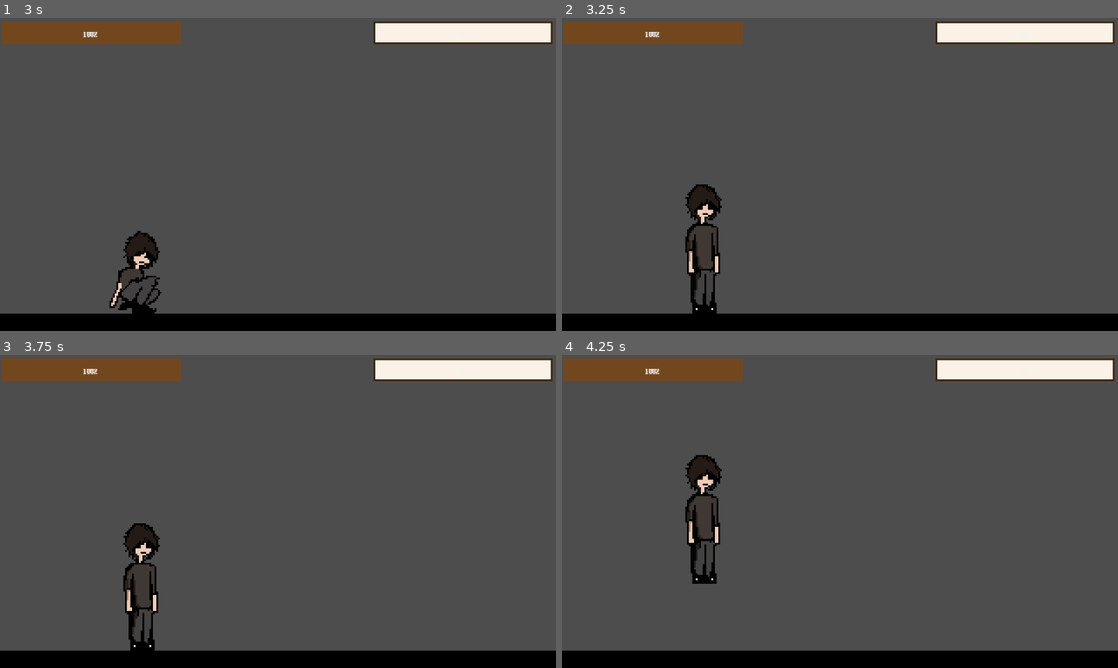
Above: before the commit, frames 1-4 (two rows, left to right).
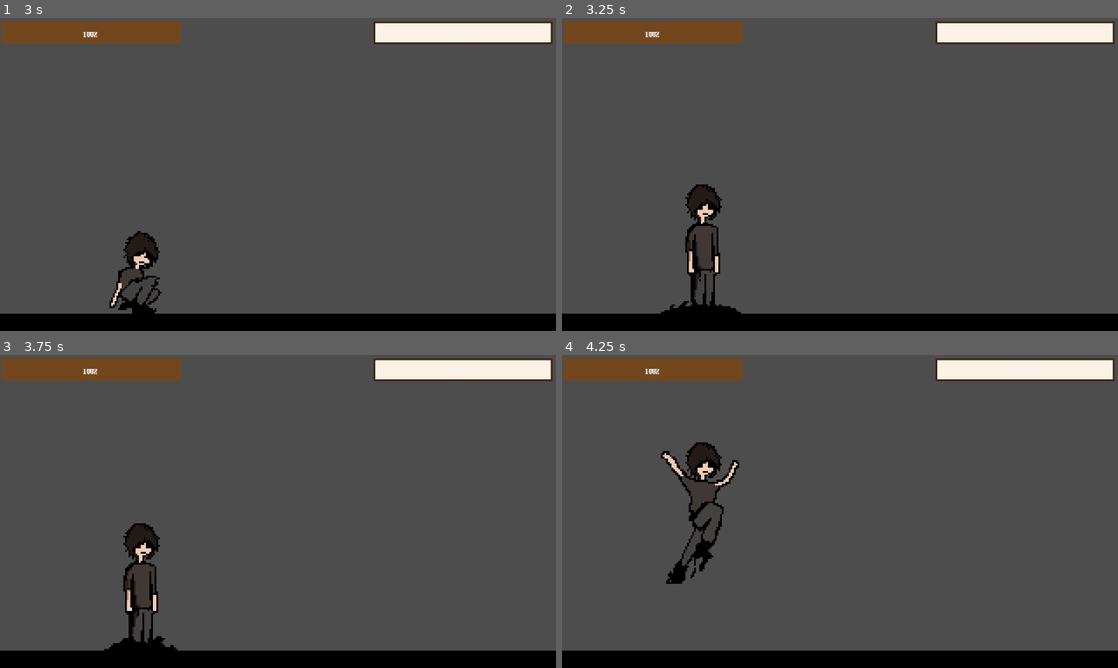
Above: after the commit, the same moments.

Repository: rcs227/Birkel-Brawlers
Game: Godot game, scene res://scenes/main_menu.tscn
Two runs of this game, one before a commit and one after it. Both use one fixed random seed, a clock stepped at 60 frames per second and the inputs below. The engine's default icon, where the game draws it, is replaced by a stand-in: a white triangle on a blue panel in a dark square.
Inputs:
- Up to frame 1 (3 s): click "PLAY" at 0.5 s; click "JP" at 1.25 s; click "2" at 2 s; click "START" at 2.75 s
- Up to frame 2 (3.25 s): no input
- Up to frame 3 (3.75 s): hold D (right) from 3.53 s (still down); tap Ctrl (crouch) at 3.6 s
- Up to frame 4 (4.25 s): keep holding D (right); tap Space (jump) at 3.77 s

Frame 1 is identical in both runs. In frame 2, 0.2% of the frame differs, in the area x 17-33%, y 83-95%; in frame 3, 0.2%; in frame 4, 2.3%, in the area x 17-32%, y 28-74%.

Commit message:
Added all attack animations for JP

Diff:
--- /dev/null
+++ b/characters/jp/attacks/heavy_attack.tres
@@ -0,0 +1,10 @@
+[gd_resource type="Resource" script_class="Attack" format=3 uid="uid://d2014jpro83iw"]
+
+[ext_resource type="Script" uid="uid://dsrgbolr53xgw" path="res://scripts/attack.gd" id="1_uv0hw"]
+
+[resource]
+script = ExtResource("1_uv0hw")
+animation = &"heavy_attack"
+damage = 4.0
+hitbox_size = Vector2(70, 30)
+hitbox_offset = Vector2(25, -8)
--- /dev/null
+++ b/characters/jp/attacks/heavy_special.tres
@@ -0,0 +1,10 @@
+[gd_resource type="Resource" script_class="Attack" format=3 uid="uid://ig2t1e38dsx0"]
+
+[ext_resource type="Script" uid="uid://dsrgbolr53xgw" path="res://scripts/attack.gd" id="1_kp8f1"]
+
+[resource]
+script = ExtResource("1_kp8f1")
+animation = &"heavy_special"
+damage = 4.0
+hitbox_size = Vector2(70, 30)
+hitbox_offset = Vector2(25, -8)
--- a/characters/jp/attacks/light_attack.tres
+++ b/characters/jp/attacks/light_attack.tres
@@ -6,7 +6,7 @@
 script = ExtResource("1_mghbe")
 animation = &"light_attack"
 damage = 1.0
-knockback = Vector2(5, 0)
+knockback = Vector2(500, 500)
 stun_duration = 0.2
 hitbox_size = Vector2(50, 15)
 hitbox_offset = Vector2(15, -5)
--- /dev/null
+++ b/characters/jp/attacks/medium_special.tres
@@ -0,0 +1,10 @@
+[gd_resource type="Resource" script_class="Attack" format=3 uid="uid://cpj8cfh3sfddt"]
+
+[ext_resource type="Script" uid="uid://dsrgbolr53xgw" path="res://scripts/attack.gd" id="1_fio01"]
+
+[resource]
+script = ExtResource("1_fio01")
+animation = &"medium_special"
+damage = 4.0
+hitbox_size = Vector2(70, 30)
+hitbox_offset = Vector2(25, -8)
--- a/characters/jp/jp.tscn
+++ b/characters/jp/jp.tscn
@@ -3,10 +3,11 @@
 [ext_resource type="Script" uid="uid://cxpgkoay126ka" path="res://characters/jp/jp.gd" id="1_vflki"]
 [ext_resource type="Resource" uid="uid://p1l47v38fsfu" path="res://characters/jp/attacks/medium_attack.tres" id="2_0ii53"]
 [ext_resource type="Resource" uid="uid://cmtyjj7teu8wk" path="res://characters/jp/attacks/light_attack.tres" id="2_mi45g"]
-[ext_resource type="Texture2D" uid="uid://p2pm8oyt21lo" path="res://sprites/jp/jp_shadow.png" id="2_vflki"]
-[ext_resource type="Texture2D" uid="uid://45l7sbbr4pnk" path="res://sprites/jp/jp_crouch.png" id="3_0ii53"]
 [ext_resource type="Resource" uid="uid://cvk0hf2lsaaln" path="res://characters/jp/attacks/light_special.tres" id="3_8hlw2"]
+[ext_resource type="Resource" uid="uid://d2014jpro83iw" path="res://characters/jp/attacks/heavy_attack.tres" id="4_h4wjq"]
 [ext_resource type="Texture2D" uid="uid://duvuwv5cknphb" path="res://characters/jp/jp_sprite_sheet.png" id="5_8hlw2"]
+[ext_resource type="Resource" uid="uid://cpj8cfh3sfddt" path="res://characters/jp/attacks/medium_special.tres" id="6_h5w7u"]
+[ext_resource type="Resource" uid="uid://ig2t1e38dsx0" path="res://characters/jp/attacks/heavy_special.tres" id="7_fy61o"]
 [ext_resource type="Script" uid="uid://bewnpuayg7c65" path="res://scripts/player/state_machine.gd" id="7_h5w7u"]
 [ext_resource type="Script" uid="uid://kfxfdpxy4muh" path="res://scripts/player/states/idle_state.gd" id="8_fy61o"]
 [ext_resource type="Script" uid="uid://w2w0s7v86jh4" path="res://scripts/player/states/walk_state.gd" id="9_qwne8"]
@@ -27,25 +28,45 @@
 atlas = ExtResource("5_8hlw2")
 region = Rect2(256, 384, 128, 128)
 
-[sub_resource type="AtlasTexture" id="AtlasTexture_4k224"]
-atlas = ExtResource("2_vflki")
-region = Rect2(0, 0, 22, 66)
-
-[sub_resource type="AtlasTexture" id="AtlasTexture_yuwmx"]
-atlas = ExtResource("3_0ii53")
-region = Rect2(0, 0, 67, 72)
-
-[sub_resource type="AtlasTexture" id="AtlasTexture_qfrnv"]
-atlas = ExtResource("3_0ii53")
-region = Rect2(67, 0, 67, 72)
-
-[sub_resource type="AtlasTexture" id="AtlasTexture_jph63"]
-atlas = ExtResource("3_0ii53")
-region = Rect2(134, 0, 67, 72)
-
 [sub_resource type="AtlasTexture" id="AtlasTexture_h4wjq"]
 atlas = ExtResource("5_8hlw2")
-region = Rect2(96, 182, 48, 91)
+region = Rect2(0, 1280, 128, 128)
+
+[sub_resource type="AtlasTexture" id="AtlasTexture_0ii53"]
+atlas = ExtResource("5_8hlw2")
+region = Rect2(256, 256, 128, 128)
+
+[sub_resource type="AtlasTexture" id="AtlasTexture_oy505"]
+atlas = ExtResource("5_8hlw2")
+region = Rect2(0, 1024, 128, 128)
+
+[sub_resource type="AtlasTexture" id="AtlasTexture_sah6v"]
+atlas = ExtResource("5_8hlw2")
+region = Rect2(128, 1024, 128, 128)
+
+[sub_resource type="AtlasTexture" id="AtlasTexture_mb316"]
+atlas = ExtResource("5_8hlw2")
+region = Rect2(256, 1024, 128, 128)
+
+[sub_resource type="AtlasTexture" id="AtlasTexture_mfioe"]
+atlas = ExtResource("5_8hlw2")
+region = Rect2(384, 1024, 128, 128)
+
+[sub_resource type="AtlasTexture" id="AtlasTexture_ytt6s"]
+atlas = ExtResource("5_8hlw2")
+region = Rect2(512, 1024, 128, 128)
+
+[sub_resource type="AtlasTexture" id="AtlasTexture_tprqp"]
+atlas = ExtResource("5_8hlw2")
+region = Rect2(640, 1024, 128, 128)
+
+[sub_resource type="AtlasTexture" id="AtlasTexture_v4mis"]
+atlas = ExtResource("5_8hlw2")
+region = Rect2(768, 1024, 128, 128)
+
+[sub_resource type="AtlasTexture" id="AtlasTexture_f5rws"]
+atlas = ExtResource("5_8hlw2")
+region = Rect2(896, 1024, 128, 128)
 
 [sub_resource type="AtlasTexture" id="AtlasTexture_h5w7u"]
 atlas = ExtResource("5_8hlw2")
@@ -85,23 +106,27 @@
 
 [sub_resource type="AtlasTexture" id="AtlasTexture_gov72"]
 atlas = ExtResource("5_8hlw2")
-region = Rect2(0, 0, 128, 128)
+region = Rect2(0, 128, 128, 128)
 
 [sub_resource type="AtlasTexture" id="AtlasTexture_783yc"]
 atlas = ExtResource("5_8hlw2")
-region = Rect2(128, 0, 128, 128)
+region = Rect2(128, 128, 128, 128)
 
 [sub_resource type="AtlasTexture" id="AtlasTexture_rc60i"]
 atlas = ExtResource("5_8hlw2")
-region = Rect2(256, 0, 128, 128)
+region = Rect2(256, 128, 128, 128)
 
 [sub_resource type="AtlasTexture" id="AtlasTexture_gxmhg"]
 atlas = ExtResource("5_8hlw2")
-region = Rect2(384, 0, 128, 128)
+region = Rect2(384, 128, 128, 128)
 
 [sub_resource type="AtlasTexture" id="AtlasTexture_g4isb"]
 atlas = ExtResource("5_8hlw2")
-region = Rect2(512, 0, 128, 128)
+region = Rect2(512, 128, 128, 128)
+
+[sub_resource type="AtlasTexture" id="AtlasTexture_2qssm"]
+atlas = ExtResource("5_8hlw2")
+region = Rect2(640, 128, 128, 128)
 
 [sub_resource type="AtlasTexture" id="AtlasTexture_tawnk"]
 atlas = ExtResource("5_8hlw2")
@@ -125,43 +150,95 @@
 
 [sub_resource type="AtlasTexture" id="AtlasTexture_0ntct"]
 atlas = ExtResource("5_8hlw2")
-region = Rect2(0, 440, 48, 88)
+region = Rect2(0, 512, 128, 128)
 
 [sub_resource type="AtlasTexture" id="AtlasTexture_6srw7"]
 atlas = ExtResource("5_8hlw2")
-region = Rect2(48, 440, 48, 88)
+region = Rect2(128, 512, 128, 128)
 
 [sub_resource type="AtlasTexture" id="AtlasTexture_pvk5u"]
 atlas = ExtResource("5_8hlw2")
-region = Rect2(96, 440, 48, 88)
+region = Rect2(256, 512, 128, 128)
 
 [sub_resource type="AtlasTexture" id="AtlasTexture_nmd46"]
 atlas = ExtResource("5_8hlw2")
-region = Rect2(144, 440, 48, 88)
+region = Rect2(384, 512, 128, 128)
 
 [sub_resource type="AtlasTexture" id="AtlasTexture_cmorc"]
 atlas = ExtResource("5_8hlw2")
-region = Rect2(192, 440, 48, 88)
+region = Rect2(512, 512, 128, 128)
 
 [sub_resource type="AtlasTexture" id="AtlasTexture_cav44"]
 atlas = ExtResource("5_8hlw2")
-region = Rect2(0, 534, 61, 89)
+region = Rect2(0, 640, 128, 128)
 
 [sub_resource type="AtlasTexture" id="AtlasTexture_qwm1f"]
 atlas = ExtResource("5_8hlw2")
-region = Rect2(61, 534, 61, 89)
+region = Rect2(128, 640, 128, 128)
 
 [sub_resource type="AtlasTexture" id="AtlasTexture_lp815"]
 atlas = ExtResource("5_8hlw2")
-region = Rect2(122, 534, 61, 89)
+region = Rect2(256, 640, 128, 128)
 
 [sub_resource type="AtlasTexture" id="AtlasTexture_6q4ui"]
 atlas = ExtResource("5_8hlw2")
-region = Rect2(183, 534, 61, 89)
+region = Rect2(384, 640, 128, 128)
 
 [sub_resource type="AtlasTexture" id="AtlasTexture_x2jsq"]
 atlas = ExtResource("5_8hlw2")
-region = Rect2(244, 534, 61, 89)
+region = Rect2(512, 640, 128, 128)
+
+[sub_resource type="AtlasTexture" id="AtlasTexture_yqqvh"]
+atlas = ExtResource("5_8hlw2")
+region = Rect2(0, 768, 128, 128)
+
+[sub_resource type="AtlasTexture" id="AtlasTexture_8n4wl"]
+atlas = ExtResource("5_8hlw2")
+region = Rect2(128, 768, 128, 128)
+
+[sub_resource type="AtlasTexture" id="AtlasTexture_mm0hp"]
+atlas = ExtResource("5_8hlw2")
+region = Rect2(256, 768, 128, 128)
+
+[sub_resource type="AtlasTexture" id="AtlasTexture_0vkij"]
+atlas = ExtResource("5_8hlw2")
+region = Rect2(384, 768, 128, 128)
+
+[sub_resource type="AtlasTexture" id="AtlasTexture_eitd5"]
+atlas = ExtResource("5_8hlw2")
+region = Rect2(512, 768, 128, 128)
+
+[sub_resource type="AtlasTexture" id="AtlasTexture_5rjln"]
+atlas = ExtResource("5_8hlw2")
+region = Rect2(640, 768, 128, 128)
+
+[sub_resource type="AtlasTexture" id="AtlasTexture_tgkp5"]
+atlas = ExtResource("5_8hlw2")
+region = Rect2(0, 896, 128, 128)
+
+[sub_resource type="AtlasTexture" id="AtlasTexture_w33ue"]
+atlas = ExtResource("5_8hlw2")
+region = Rect2(128, 896, 128, 128)
+
+[sub_resource type="AtlasTexture" id="AtlasTexture_svaln"]
+atlas = ExtResource("5_8hlw2")
+region = Rect2(256, 896, 128, 128)
+
+[sub_resource type="AtlasTexture" id="AtlasTexture_nt50b"]
+atlas = ExtResource("5_8hlw2")
+region = Rect2(384, 896, 128, 128)
+
+[sub_resource type="AtlasTexture" id="AtlasTexture_e64rq"]
+atlas = ExtResource("5_8hlw2")
+region = Rect2(512, 896, 128, 128)
+
+[sub_resource type="AtlasTexture" id="AtlasTexture_svff4"]
+atlas = ExtResource("5_8hlw2")
+region = Rect2(640, 896, 128, 128)
+
+[sub_resource type="AtlasTexture" id="AtlasTexture_0de4f"]
+atlas = ExtResource("5_8hlw2")
+region = Rect2(768, 896, 128, 128)
 
 [sub_resource type="AtlasTexture" id="AtlasTexture_11fnw"]
 atlas = ExtResource("5_8hlw2")
@@ -203,7 +280,7 @@
 }, {
 "frames": [{
 "duration": 1.0,
-"texture": SubResource("AtlasTexture_4k224")
+"texture": SubResource("AtlasTexture_h4wjq")
 }],
 "loop": true,
 "name": &"crouch",
@@ -211,35 +288,40 @@
 }, {
 "frames": [{
 "duration": 1.0,
-"texture": SubResource("AtlasTexture_yuwmx")
-}, {
-"duration": 1.0,
-"texture": SubResource("AtlasTexture_qfrnv")
-}, {
-"duration": 1.0,
-"texture": SubResource("AtlasTexture_jph63")
-}],
-"loop": false,
-"name": &"crouch_old",
-"speed": 6.0
-}, {
-"frames": [],
+"texture": SubResource("AtlasTexture_0ii53")
+}],
 "loop": true,
 "name": &"fall",
 "speed": 5.0
 }, {
 "frames": [{
 "duration": 1.0,
-"texture": SubResource("AtlasTexture_h4wjq")
-}],
-"loop": true,
-"name": &"float",
-"speed": 5.0
-}, {
-"frames": [],
-"loop": true,
+"texture": SubResource("AtlasTexture_oy505")
+}, {
+"duration": 1.0,
+"texture": SubResource("AtlasTexture_sah6v")
+}, {
+"duration": 1.0,
+"texture": SubResource("AtlasTexture_mb316")
+}, {
+"duration": 1.0,
+"texture": SubResource("AtlasTexture_mfioe")
+}, {
+"duration": 1.0,
+"texture": SubResource("AtlasTexture_ytt6s")
+}, {
+"duration": 1.0,
+"texture": SubResource("AtlasTexture_tprqp")
+}, {
+"duration": 1.0,
+"texture": SubResource("AtlasTexture_v4mis")
+}, {
+"duration": 1.0,
+"texture": SubResource("AtlasTexture_f5rws")
+}],
+"loop": false,
 "name": &"heavy_attack",
-"speed": 5.0
+"speed": 16.0
 }, {
 "frames": [{
 "duration": 1.0,
@@ -288,6 +370,9 @@
 }, {
 "duration": 1.0,
 "texture": SubResource("AtlasTexture_g4isb")
+}, {
+"duration": 1.0,
+"texture": SubResource("AtlasTexture_2qssm")
 }],
 "loop": true,
 "name": &"idle",
@@ -358,15 +443,54 @@
 "name": &"light_special",
 "speed": 6.0
 }, {
-"frames": [],
+"frames": [{
+"duration": 1.0,
+"texture": SubResource("AtlasTexture_yqqvh")
+}, {
+"duration": 1.0,
+"texture": SubResource("AtlasTexture_8n4wl")
+}, {
+"duration": 1.0,
+"texture": SubResource("AtlasTexture_mm0hp")
+}, {
+"duration": 1.0,
+"texture": SubResource("AtlasTexture_0vkij")
+}, {
+"duration": 1.0,
+"texture": SubResource("AtlasTexture_eitd5")
+}, {
+"duration": 1.0,
+"texture": SubResource("AtlasTexture_5rjln")
+}],
 "loop": false,
 "name": &"medium_attack",
-"speed": 9.0
-}, {
-"frames": [],
-"loop": true,
+"speed": 10.0
+}, {
+"frames": [{
+"duration": 1.0,
+"texture": SubResource("AtlasTexture_tgkp5")
+}, {
+"duration": 1.0,
+"texture": SubResource("AtlasTexture_w33ue")
+}, {
+"duration": 1.0,
+"texture": SubResource("AtlasTexture_svaln")
+}, {
+"duration": 1.0,
+"texture": SubResource("AtlasTexture_nt50b")
+}, {
+"duration": 1.0,
+"texture": SubResource("AtlasTexture_e64rq")
+}, {
+"duration": 1.0,
+"texture": SubResource("AtlasTexture_svff4")
+}, {
+"duration": 1.0,
+"texture": SubResource("AtlasTexture_0de4f")
+}],
+"loop": false,
 "name": &"medium_special",
-"speed": 5.0
+"speed": 10.0
 }, {
 "frames": [{
 "duration": 1.0,
@@ -504,7 +628,10 @@
 script = ExtResource("1_vflki")
 light_attack_data = ExtResource("2_mi45g")
 medium_attack_data = ExtResource("2_0ii53")
+heavy_attack_data = ExtResource("4_h4wjq")
 light_special_data = ExtResource("3_8hlw2")
+medium_special_data = ExtResource("6_h5w7u")
+heavy_special_data = ExtResource("7_fy61o")
 
 [node name="CollisionShape2D" type="CollisionShape2D" parent="." unique_id=1768447400]
 position = Vector2(0, -1)
@@ -514,7 +641,7 @@
 position = Vector2(3, -31)
 scale = Vector2(1, 1.030303)
 sprite_frames = SubResource("SpriteFrames_70irc")
-animation = &"parry"
+animation = &"idle"
 
 [node name="StateMachine" type="Node" parent="." unique_id=776769573]
 script = ExtResource("7_h5w7u")
--- a/scripts/player/player.gd
+++ b/scripts/player/player.gd
@@ -8,9 +8,10 @@
 @onready var hitbox: Hitbox = get_node("Hitbox")
 
 # constants
-const STICK_DEADZONE := 0.2
+const STICK_DEADZONE := 0.1
 const TRIGGER_THRESHOLD := 0.5
-const CROUCH_THRESHOLD := 0.6
+const CROUCH_THRESHOLD := .4
+
 
 # exports
 
--- a/scripts/player/state_machine.gd
+++ b/scripts/player/state_machine.gd
@@ -11,6 +11,7 @@
 	current_state.enter()
 
 func transition_to(new_state_name: String) -> void:
+	print("next state: " + new_state_name)
 	var new_state = get_node_or_null(new_state_name)
 	if new_state == null:
 		push_error("State not found: " + new_state_name)
--- a/scripts/player/states/crouch_state.gd
+++ b/scripts/player/states/crouch_state.gd
@@ -31,9 +31,7 @@
 	attack_state.current_attack = player.get_attack(action)
 
 func process(_delta: float) -> String:
-	# Stop crouching if stick is released or moved horizontally
+	# Stop crouching if stick is released
 	if player.get_stick_y() < player.CROUCH_THRESHOLD:
 		return "Idle"
-	if player.get_stick_x() != 0.0:
-		return "Walk"
 	return ""
--- a/scripts/player/states/idle_state.gd
+++ b/scripts/player/states/idle_state.gd
@@ -33,8 +33,8 @@
 	attack_state.current_attack = player.get_attack(action)
 
 func process(_delta: float) -> String:
+	if player.get_stick_y() > player.CROUCH_THRESHOLD and player.is_on_floor():
+		return "Crouch"
 	if player.get_stick_x() != 0.0:
 		return "Walk"
-	if player.get_stick_y() > player.CROUCH_THRESHOLD and player.is_on_floor():
-		return "Crouch"
 	return ""
Binary file changed: characters/jp/jp_sprite_sheet.png
